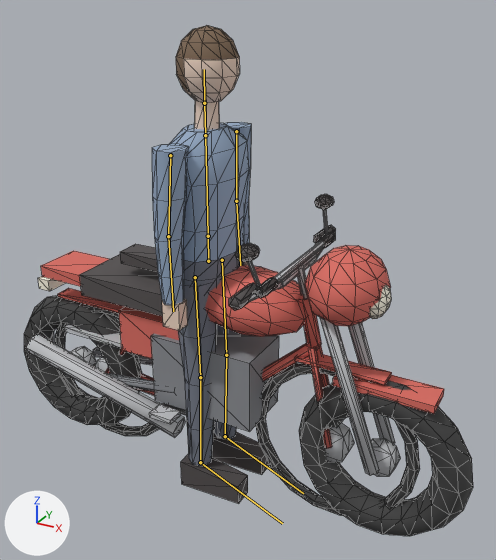
An edit to the glTF model public/figures.glb, drawn before and after from the same camera.
Both versions are drawn from a camera (50 mm lens) standing at (1.28, -2.02, 1.93) and looking at (0.13, 0.07, 0.88). Arrows for +X, +Y and +Z are at lower left; the lights stay in place. The older version comes first. The bones that bend it are drawn over the model as lines. Mesh edges are drawn as thin lines.

Objects in the first picture: 'Bike', 'Figure', 'Moto'.
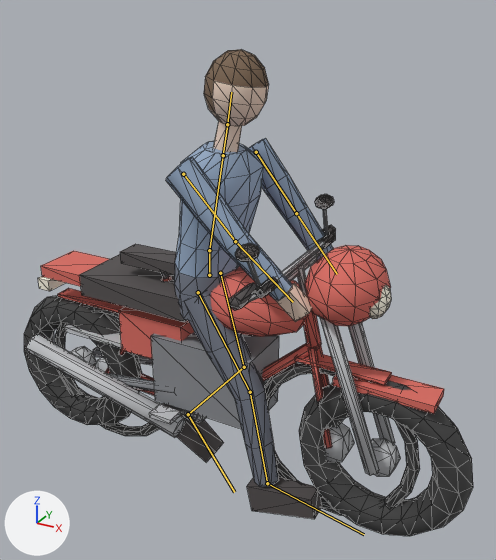
The newer file adds an action. The first version stands in its rest pose; the second is drawn at frame 17 of the action 'push'.

What differs and where, as boxes (x1, y1, x2, y2) in the pictures (496 x 560 px):
'Figure', posed: before (152, 25, 269, 504); after (166, 49, 333, 519)
bone 'hips', root to tip: before (208, 261) to (208, 236); after (209, 275) to (209, 250)
bone 'spine', root to tip: before (208, 236) to (205, 135); after (209, 250) to (223, 155)
bone 'head', root to tip: before (204, 103) to (204, 69); after (227, 124) to (231, 92)
bone 'upper_arm.L', root to tip: before (236, 131) to (236, 201); after (256, 152) to (296, 213)
bone 'forearm.L', root to tip: before (236, 201) to (240, 265); after (296, 213) to (337, 274)
bone 'upper_arm.R', root to tip: before (170, 155) to (168, 236); after (183, 174) to (235, 241)
bone 'forearm.R', root to tip: before (168, 236) to (173, 311); after (235, 241) to (293, 302)
bone 'thigh.L', root to tip: before (222, 260) to (226, 355); after (220, 273) to (244, 367)
bone 'shin.L', root to tip: before (226, 355) to (225, 436); after (244, 367) to (188, 414)
bone 'foot.L', root to tip: before (225, 436) to (303, 493); after (188, 414) to (234, 492)
bone 'thigh.R', root to tip: before (195, 277) to (200, 377); after (198, 292) to (250, 392)
bone 'shin.R', root to tip: before (200, 377) to (200, 462); after (250, 392) to (267, 483)
bone 'foot.R', root to tip: before (200, 462) to (282, 523); after (267, 483) to (364, 534)

What the commit changed:
Bone 'hips' (bone_hips) moves from (0.0, 0.0, 0.0) to (0.0, -0.059, -0.004).
Bone 'hips' (bone_hips) turns from (0, 0, 0) to (1, 6, -1) degrees about its own x, y and z.
Bone 'spine' (bone_spine) turns from (0, 0, 0) to (0, -11, -9) degrees about its own x, y and z.
Bone 'head' (bone_head) turns from (0, 0, 0) to (0, 5, 2) degrees about its own x, y and z.
Bone 'upper_arm.L' (bone_upper_arm_l) turns from (0, 0, 0) to (6, 3, -47) degrees about its own x, y and z.
Bone 'forearm.L' (bone_forearm_l) turns from (0, 0, 0) to (-7, 0, -4) degrees about its own x, y and z.
Bone 'upper_arm.R' (bone_upper_arm_r) turns from (0, 0, 0) to (8, 4, -53) degrees about its own x, y and z.
Bone 'forearm.R' (bone_forearm_r) turns from (0, 0, 0) to (4, 0, 2) degrees about its own x, y and z.
Bone 'thigh.L' (bone_thigh_l) turns from (0, 0, 0) to (1, 0, -12) degrees about its own x, y and z.
Bone 'shin.L' (bone_shin_l) turns from (0, 0, 0) to (1, 0, 51) degrees about its own x, y and z.
Bone 'foot.L' (bone_foot_l) turns from (0, 0, 0) to (5, 0, -6) degrees about its own x, y and z.
Bone 'thigh.R' (bone_thigh_r) turns from (0, 0, 0) to (-4, -1, -32) degrees about its own x, y and z.
Bone 'shin.R' (bone_shin_r) turns from (0, 0, 0) to (5, -1, 18) degrees about its own x, y and z.
Bone 'foot.R' (bone_foot_r) turns from (0, 0, 0) to (-2, 0, -5) degrees about its own x, y and z.
